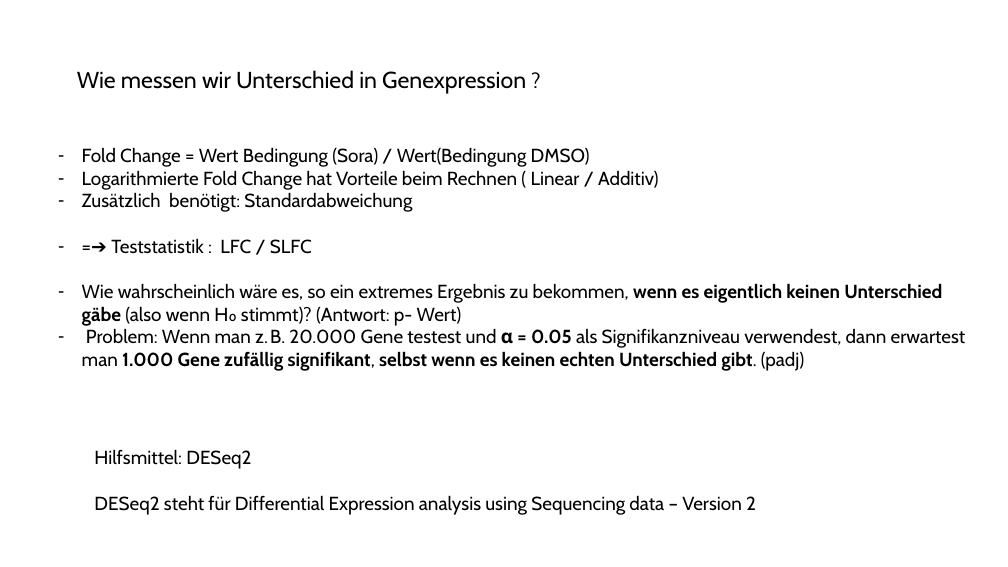
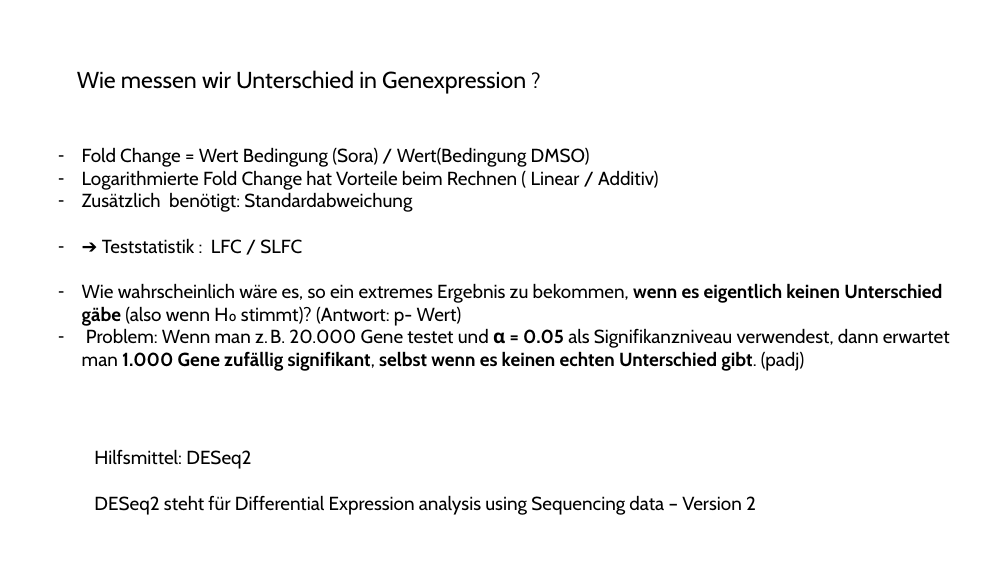
Before and after one commit to CLeichtweiss/Systembiologie2025, a slide deck: slide 3 of VortragSystembiologie.pptx. Drawn at 1008x567 pixels with LibreOffice and Linux fonts; fonts in the diff are those of the drawing. Boxes give left, top, right and bottom in pixels: in the first picture for what was removed or moved away, otherwise in the second. Text is boxed around its words. In the diff, an @@ line names an element or a change of style, - is before the commit and + after.

```diff
--- a/VortragSystembiologie.pptx
+++ b/VortragSystembiologie.pptx
@@ text at <box>102,238,302,254</box>: text changed @@
-– =➔ Teststatistik : LFC / SLFC
+– ➔ Teststatistik : LFC / SLFC
@@ text at <box>82,328,950,371</box>: text changed @@
-– Problem: Wenn man z. B. 20.000 Gene testest und α = 0.05 als Signifikanzniveau verwendest, dann erwartest man 1.000 Gene zufällig signifikant, selbst wenn es keinen echten Unterschied gibt. (padj)
+– Problem: Wenn man z. B. 20.000 Gene testet und α = 0.05 als Signifikanzniveau verwendest, dann erwartet man 1.000 Gene zufällig signifikant, selbst wenn es keinen echten Unterschied gibt. (padj)
```
Also in this commit, not shown: 3 other slides changed, 1 other file.
